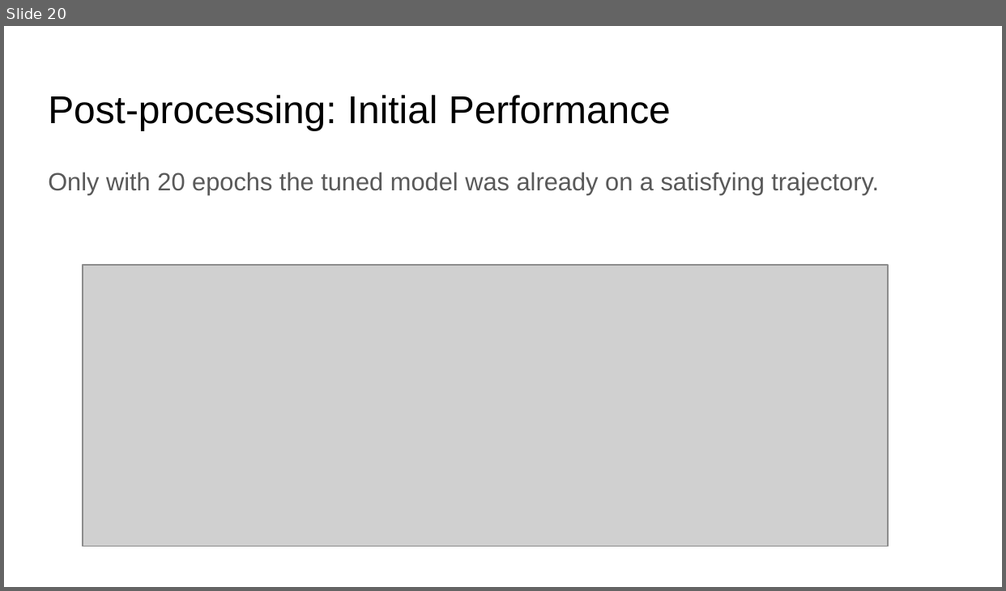
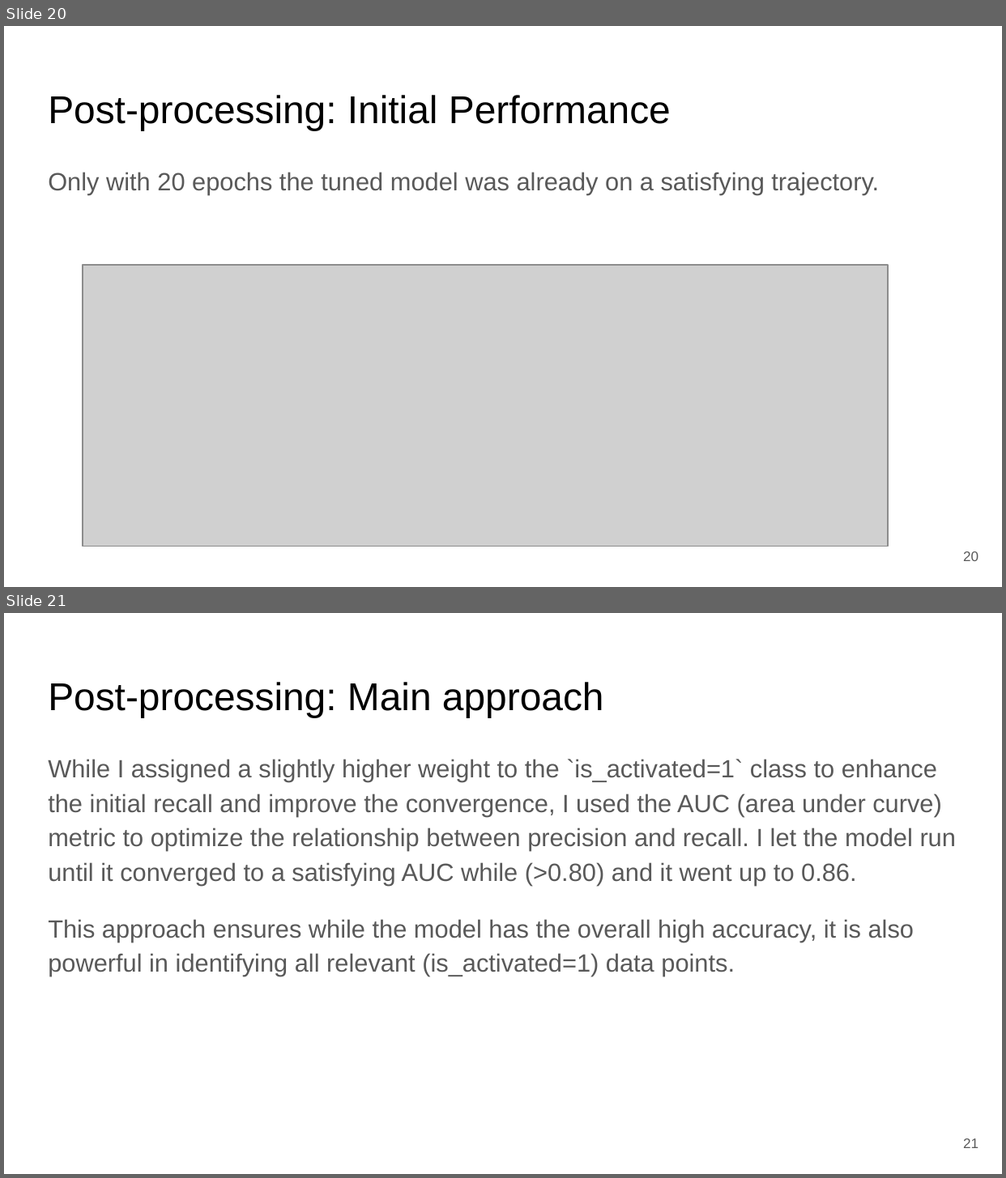
Before and after one commit to bnasr/FFN-CaseStudy, a slide deck: DS Growth Case Study.pptx. Shown one above the other, each under a label of ours: slide 20 before the commit, slides 20 and 21 after it. The pictures are 1006x591 and 1006x1178 pixels, drawn with LibreOffice and Linux fonts; fonts in the diff are those of the drawing; grey boxes stand for pictures. Boxes give left, top, right and bottom in pixels: in the first picture for what was removed or moved away, otherwise in the second. Text is boxed around its words. In the diff, an @@ line names an element or a change of style, - is before the commit and + after.

```diff
--- a/DS Growth Case Study.pptx
+++ b/DS Growth Case Study.pptx
@@ slide 21 added at [4, 613, 1002, 1174], background #FFFFFF @@
@@ title added at [48, 682, 604, 717], 28 pt, text #000000 @@
+Post-processing: Main approach
@@ text added at [48, 759, 956, 977], 18 pt, text #595959 @@
+While I assigned a slightly higher weight to the `is_activated=1` class to enhance the initial recall and improve the convergence, I used the AUC (area under curve) metric to optimize the relationship between precision and recall. I let the model run until it converged to a satisfying AUC while (>0.80) and it went up to 0.86.
+This approach ensures while the model has the overall high accuracy, it is also powerful in identifying all relevant (is_activated=1) data points.
@@ page number added at [963, 1139, 978, 1148], 10 pt, text #595959 @@
+21
@@ slide 20 changed as well @@
@@ page number added at [963, 552, 978, 561], 10 pt, text #595959 @@
+20
```
Also in this commit, not shown: 23 other slides changed, 1 other file.
